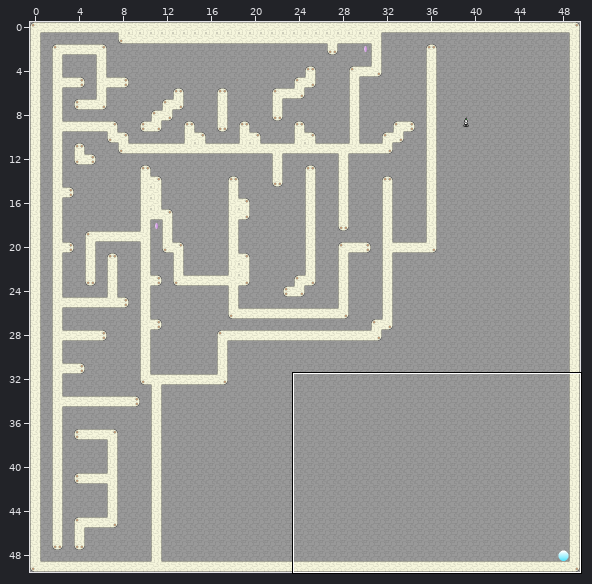
Tiled map: maps/1.tmx. Above, an overview of the earlier version with the close-up marked.
Close-up. Before the edit:
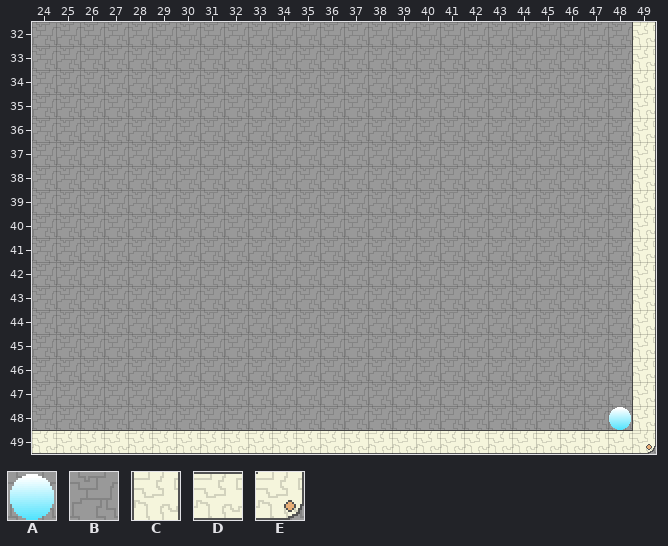
Cells are 24x24 px. Shown: x 24..49, y 32..49. The commit also changed other parts of the map, which this record leaves out.
Key: from "Tileset": A 0, B 4, C 10, D 11, E 13.
_ is an empty cell.
Layer "Kachelebene 1" before, first column x 24:
32 BBBBBBBBBBBBBBBBBBBBBBBBBC
33 BBBBBBBBBBBBBBBBBBBBBBBBBC
34 BBBBBBBBBBBBBBBBBBBBBBBBBC
35 BBBBBBBBBBBBBBBBBBBBBBBBBC
36 BBBBBBBBBBBBBBBBBBBBBBBBBC
37 BBBBBBBBBBBBBBBBBBBBBBBBBC
38 BBBBBBBBBBBBBBBBBBBBBBBBBC
39 BBBBBBBBBBBBBBBBBBBBBBBBBC
40 BBBBBBBBBBBBBBBBBBBBBBBBBC
41 BBBBBBBBBBBBBBBBBBBBBBBBBC
42 BBBBBBBBBBBBBBBBBBBBBBBBBC
43 BBBBBBBBBBBBBBBBBBBBBBBBBC
44 BBBBBBBBBBBBBBBBBBBBBBBBBC
45 BBBBBBBBBBBBBBBBBBBBBBBBBC
46 BBBBBBBBBBBBBBBBBBBBBBBBBC
47 BBBBBBBBBBBBBBBBBBBBBBBBBC
48 BBBBBBBBBBBBBBBBBBBBBBBBAC
49 DDDDDDDDDDDDDDDDDDDDDDDDDE
The result:
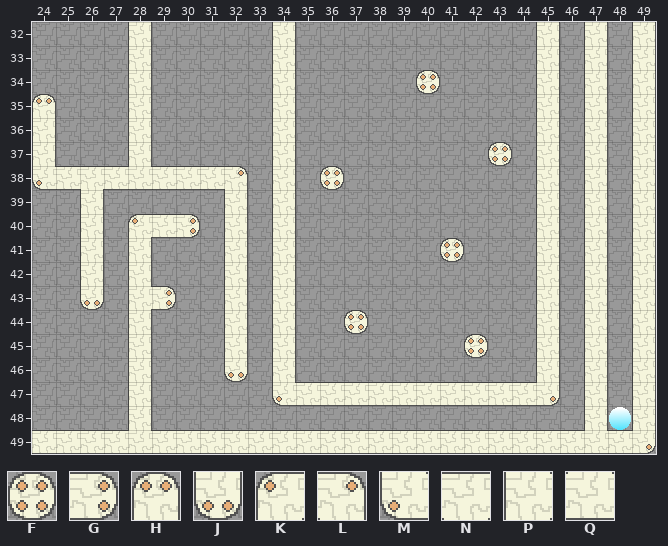
Further tiles: from "Tileset": F 1, G 3, H 6, J 7, K 8, L 9, M 12, N 14, P 18, Q 19.
What changed:
{"where": "layer \"Kachelebene 1\""}
{"y":32,"x":28,"old":"B","new":"C"}
{"y":32,"x":34,"old":"B","new":"C"}
{"y":32,"x":45,"old":"B","new":"C"}
{"y":32,"x":47,"old":"B","new":"C"}
{"y":33,"x":28,"old":"B","new":"C"}
{"y":33,"x":34,"old":"B","new":"C"}
{"y":33,"x":45,"old":"B","new":"C"}
{"y":33,"x":47,"old":"B","new":"C"}
{"y":34,"x":28,"old":"B","new":"C"}
{"y":34,"x":34,"old":"B","new":"C"}
{"y":34,"x":40,"old":"B","new":"F"}
{"y":34,"x":45,"old":"B","new":"C"}
{"y":34,"x":47,"old":"B","new":"C"}
{"y":35,"x":24,"old":"B","new":"H"}
{"y":35,"x":28,"old":"B","new":"C"}
{"y":35,"x":34,"old":"B","new":"C"}
{"y":35,"x":45,"old":"B","new":"C"}
{"y":35,"x":47,"old":"B","new":"C"}
{"y":36,"x":24,"old":"B","new":"C"}
{"y":36,"x":28,"old":"B","new":"C"}
{"y":36,"x":34,"old":"B","new":"C"}
{"y":36,"x":45,"old":"B","new":"C"}
{"y":36,"x":47,"old":"B","new":"C"}
{"y":37,"x":24,"old":"B","new":"C"}
{"y":37,"x":28,"old":"B","new":"C"}
{"y":37,"x":34,"old":"B","new":"C"}
{"y":37,"x":43,"old":"B","new":"F"}
{"y":37,"x":45,"old":"B","new":"C"}
{"y":37,"x":47,"old":"B","new":"C"}
{"y":38,"x":24,"old":"BBBBBBBBB","new":"MDNDQDDDL"}
{"y":38,"x":34,"old":"B","new":"C"}
{"y":38,"x":36,"old":"B","new":"F"}
{"y":38,"x":45,"old":"B","new":"C"}
{"y":38,"x":47,"old":"B","new":"C"}
{"y":39,"x":26,"old":"B","new":"C"}
{"y":39,"x":32,"old":"B","new":"C"}
{"y":39,"x":34,"old":"B","new":"C"}
{"y":39,"x":45,"old":"B","new":"C"}
{"y":39,"x":47,"old":"B","new":"C"}
{"y":40,"x":26,"old":"B","new":"C"}
{"y":40,"x":28,"old":"BBB","new":"KDG"}
{"y":40,"x":32,"old":"B","new":"C"}
{"y":40,"x":34,"old":"B","new":"C"}
{"y":40,"x":45,"old":"B","new":"C"}
{"y":40,"x":47,"old":"B","new":"C"}
{"y":41,"x":26,"old":"B","new":"C"}
{"y":41,"x":28,"old":"B","new":"C"}
{"y":41,"x":32,"old":"B","new":"C"}
{"y":41,"x":34,"old":"B","new":"C"}
{"y":41,"x":41,"old":"B","new":"F"}
{"y":41,"x":45,"old":"B","new":"C"}
{"y":41,"x":47,"old":"B","new":"C"}
{"y":42,"x":26,"old":"B","new":"C"}
{"y":42,"x":28,"old":"B","new":"C"}
{"y":42,"x":32,"old":"B","new":"C"}
{"y":42,"x":34,"old":"B","new":"C"}
{"y":42,"x":45,"old":"B","new":"C"}
{"y":42,"x":47,"old":"B","new":"C"}
{"y":43,"x":26,"old":"B","new":"J"}
{"y":43,"x":28,"old":"BB","new":"PG"}
{"y":43,"x":32,"old":"B","new":"C"}
{"y":43,"x":34,"old":"B","new":"C"}
{"y":43,"x":45,"old":"B","new":"C"}
{"y":43,"x":47,"old":"B","new":"C"}
{"y":44,"x":28,"old":"B","new":"C"}
{"y":44,"x":32,"old":"B","new":"C"}
{"y":44,"x":34,"old":"B","new":"C"}
{"y":44,"x":37,"old":"B","new":"F"}
{"y":44,"x":45,"old":"B","new":"C"}
{"y":44,"x":47,"old":"B","new":"C"}
{"y":45,"x":28,"old":"B","new":"C"}
{"y":45,"x":32,"old":"B","new":"C"}
{"y":45,"x":34,"old":"B","new":"C"}
{"y":45,"x":42,"old":"B","new":"F"}
{"y":45,"x":45,"old":"B","new":"C"}
{"y":45,"x":47,"old":"B","new":"C"}
{"y":46,"x":28,"old":"B","new":"C"}
{"y":46,"x":32,"old":"B","new":"J"}
{"y":46,"x":34,"old":"B","new":"C"}
{"y":46,"x":45,"old":"B","new":"C"}
{"y":46,"x":47,"old":"B","new":"C"}
{"y":47,"x":28,"old":"B","new":"C"}
{"y":47,"x":34,"old":"BBBBBBBBBBBB","new":"MDDDDDDDDDDE"}
{"y":47,"x":47,"old":"B","new":"C"}
{"y":48,"x":28,"old":"B","new":"C"}
{"y":48,"x":47,"old":"B","new":"C"}
{"y":49,"x":28,"old":"D","new":"Q"}
{"y":49,"x":47,"old":"D","new":"Q"}
{"label":"changed","picture_box":[32,22,248,431]}
{"label":"changed","picture_box":[272,22,560,406]}
{"label":"changed","picture_box":[584,22,608,431]}
